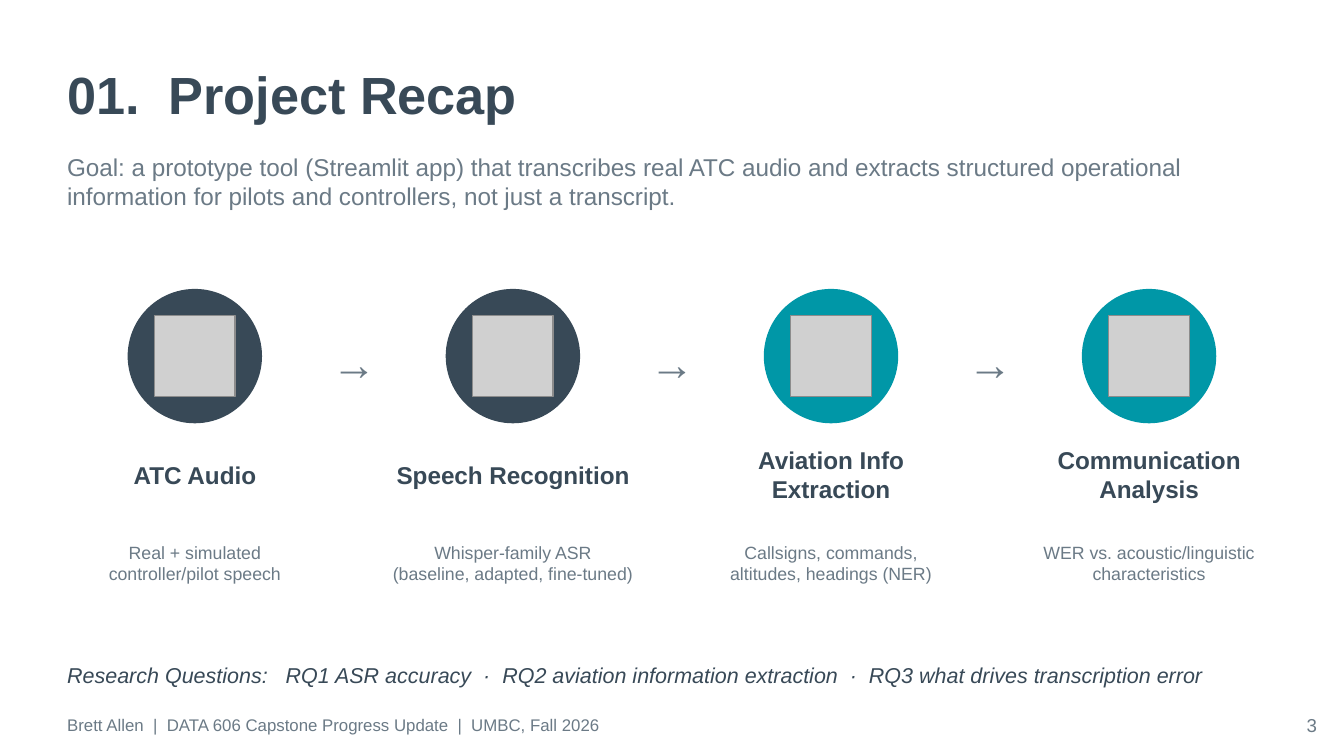
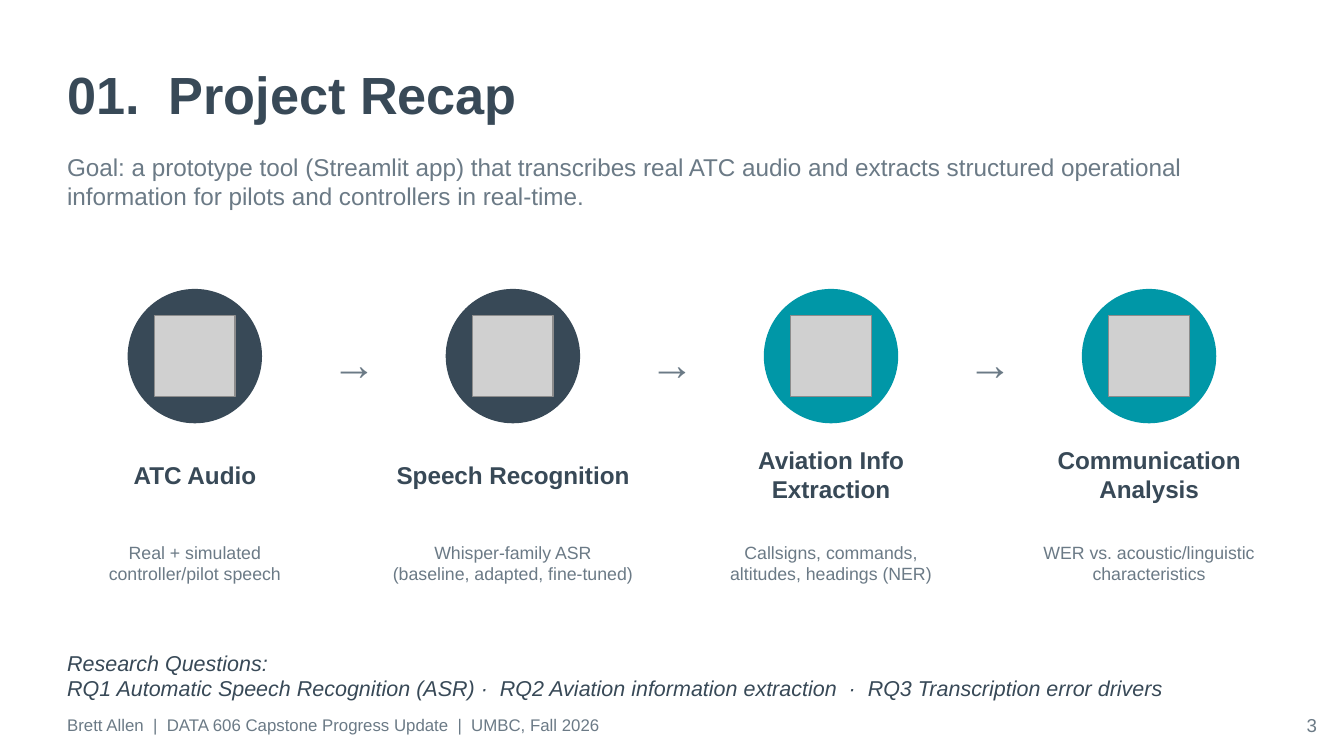
Before and after one commit to BrettFX/UMBC-DATA606-Capstone, a slide deck: slide 3 of docs/Allen_DATA_606_Capstone_Progress_Update.pptx. Drawn at 1344x756 pixels with LibreOffice and Linux fonts; fonts in the diff are those of the drawing; grey boxes stand for pictures. Boxes give left, top, right and bottom in pixels: in the first picture for what was removed or moved away, otherwise in the second. Text is boxed around its words. In the diff, an @@ line names an element or a change of style, - is before the commit and + after.

```diff
--- a/docs/Allen_DATA_606_Capstone_Progress_Update.pptx
+++ b/docs/Allen_DATA_606_Capstone_Progress_Update.pptx
@@ text at <box>67,158,1181,210</box>: text changed @@
-Goal: a prototype tool (Streamlit app) that transcribes real ATC audio and extracts structured operational information for pilots and controllers, not just a transcript.
+Goal: a prototype tool (Streamlit app) that transcribes real ATC audio and extracts structured operational information for pilots and controllers in real-time.
@@ text at <box>67,655,1162,701</box>: text changed @@
-Research Questions: RQ1 ASR accuracy · RQ2 aviation information extraction · RQ3 what drives transcription error
+Research Questions:
+RQ1 Automatic Speech Recognition (ASR) · RQ2 Aviation information extraction · RQ3 Transcription error drivers
```
Also in this commit, not shown: 8 other slides changed.
